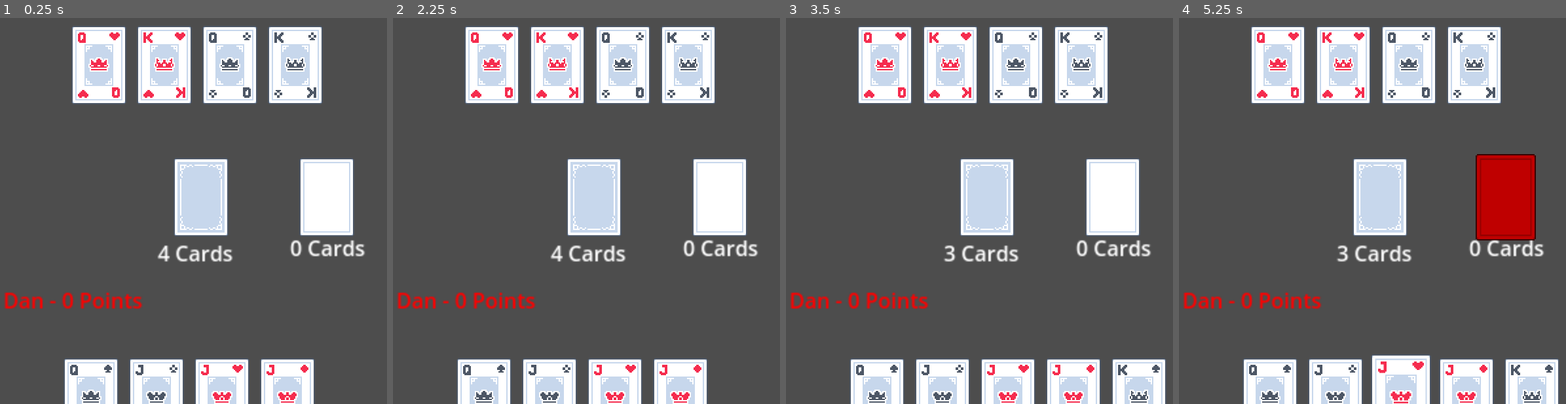
Above: before the commit, frames 1-4 (left to right).
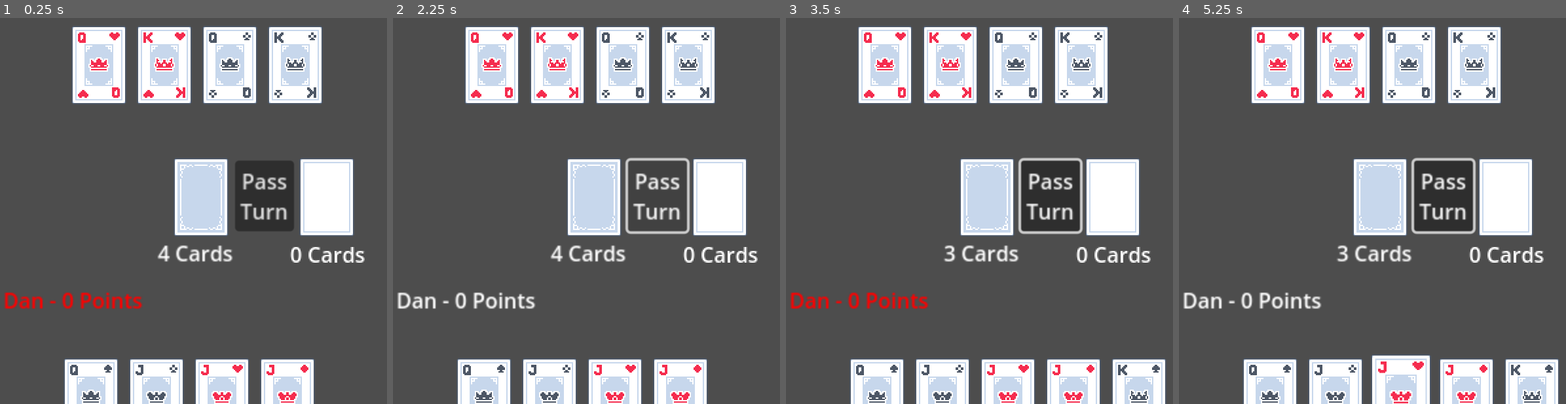
Above: after the commit, the same moments.

Repository: dtotheb/CardParty
Game: Godot game, scene res://CardParty.tscn
Same seed, same stepped clock (60 frames per second), same inputs: the game is played once before the commit and once after it.
Inputs (mouse positions are in pixels of both pictures, inside the frame that each line leads up to):
- Up to frame 1 (0.25 s): no input
- Up to frame 2 (2.25 s): click (656, 195) at 0.5 s, where only the run after the commit has a clickable "Pass Turn"; click (656, 195) at 1.25 s, where only the run after the commit has a clickable "Pass Turn"; click (656, 195) at 2 s, where only the run after the commit has a clickable "Pass Turn"
- Up to frame 3 (3.5 s): tap Enter at 2.75 s; move the mouse to (987, 195) at 2.77 s; click (987, 195) at 2.92 s
- Up to frame 4 (5.25 s): tap Space at 3.5, 5 s; move the mouse to (1271, 396) at 3.52 s; click (1271, 396) at 3.67 s; tap Enter at 4.25 s; move the mouse to (1333, 396) at 4.27 s; click (1333, 396) at 4.42 s; move the mouse to (1399, 396) at 5.02 s; click (1399, 396) at 5.17 s

The runs differ from the first frame. In frame 1, 3.1% of the frame differs, in the area x 60-95%, y 37-64%; in frame 2, 2.6%; in frame 3, 3.6%; in frame 4, 7.9%, in the area x 1-95%, y 35-76%.

Commit message:
added a 'Pass Turn' button so that players can keep drawing till they can play a card

Diff:
--- a/CardParty.gd
+++ b/CardParty.gd
@@ -66,8 +66,9 @@
 func PlayCardToDiscardPile(Card):
 	$DiscardPile.addCard(Card)
 	playerMap[activePlayer].addPointsToScore(Card.score)
+	playerMap[activePlayer].removeCard(Card)
 	switchActivePlayer()
-	Card.queue_free()
+
 
 
 func compareCards(cardFaceA:String, cardFaceB:String):
@@ -95,6 +96,7 @@
 
 func switchActivePlayer():
 	activePlayer = activePlayer * -1
+	playerMap[activePlayer].drawCardsInHand()
 	highlightActivePlayer()
 
 func _on_deck_draw_card(cardFace):
@@ -104,3 +106,9 @@
 	newCard.card_select_attempted.connect(_on_card_select_attempted)
 	newCard.card_unselect_attempted.connect(_on_card_unselect_attempted)
 	playerMap[activePlayer].addCard(newCard)
+
+
+
+
+func _on_button_pressed():
+	switchActivePlayer()
--- a/CardParty.tscn
+++ b/CardParty.tscn
@@ -28,4 +28,13 @@
 [node name="DiscardPile" parent="." instance=ExtResource("5_eub8h")]
 position = Vector2(251, 202)
 
+[node name="Button" type="Button" parent="."]
+offset_left = 181.0
+offset_top = 174.0
+offset_right = 226.0
+offset_bottom = 228.0
+text = "Pass
+Turn"
+
 [connection signal="draw_card" from="Deck" to="." method="_on_deck_draw_card"]
+[connection signal="pressed" from="Button" to="." method="_on_button_pressed"]
--- a/discard_pile.tscn
+++ b/discard_pile.tscn
@@ -410,7 +410,7 @@
 }]
 
 [sub_resource type="RectangleShape2D" id="RectangleShape2D_8vcbu"]
-size = Vector2(53, 68)
+size = Vector2(40, 58)
 
 [node name="DiscardPile" type="Node2D"]
 script = ExtResource("1_18kps")
@@ -423,12 +423,12 @@
 [node name="DropZone" type="Area2D" parent="."]
 
 [node name="CollisionShape2D" type="CollisionShape2D" parent="DropZone"]
-position = Vector2(-0.5, 0)
 shape = SubResource("RectangleShape2D_8vcbu")
 
 [node name="Label" type="Label" parent="."]
+texture_filter = 1
 offset_left = -28.0
-offset_top = 27.0
+offset_top = 32.0
 offset_right = 30.0
-offset_bottom = 50.0
+offset_bottom = 55.0
 text = "0 Cards"
--- a/player_hand.gd
+++ b/player_hand.gd
@@ -49,5 +49,6 @@
 func removeCard(Card):
 	print("Removing " + Card._CardFace + " from " + PlayerName)
 	CardsInHand -= 1
+	Card.queue_free()
 	drawCardsInHand()
 	setPlayerLabel()
